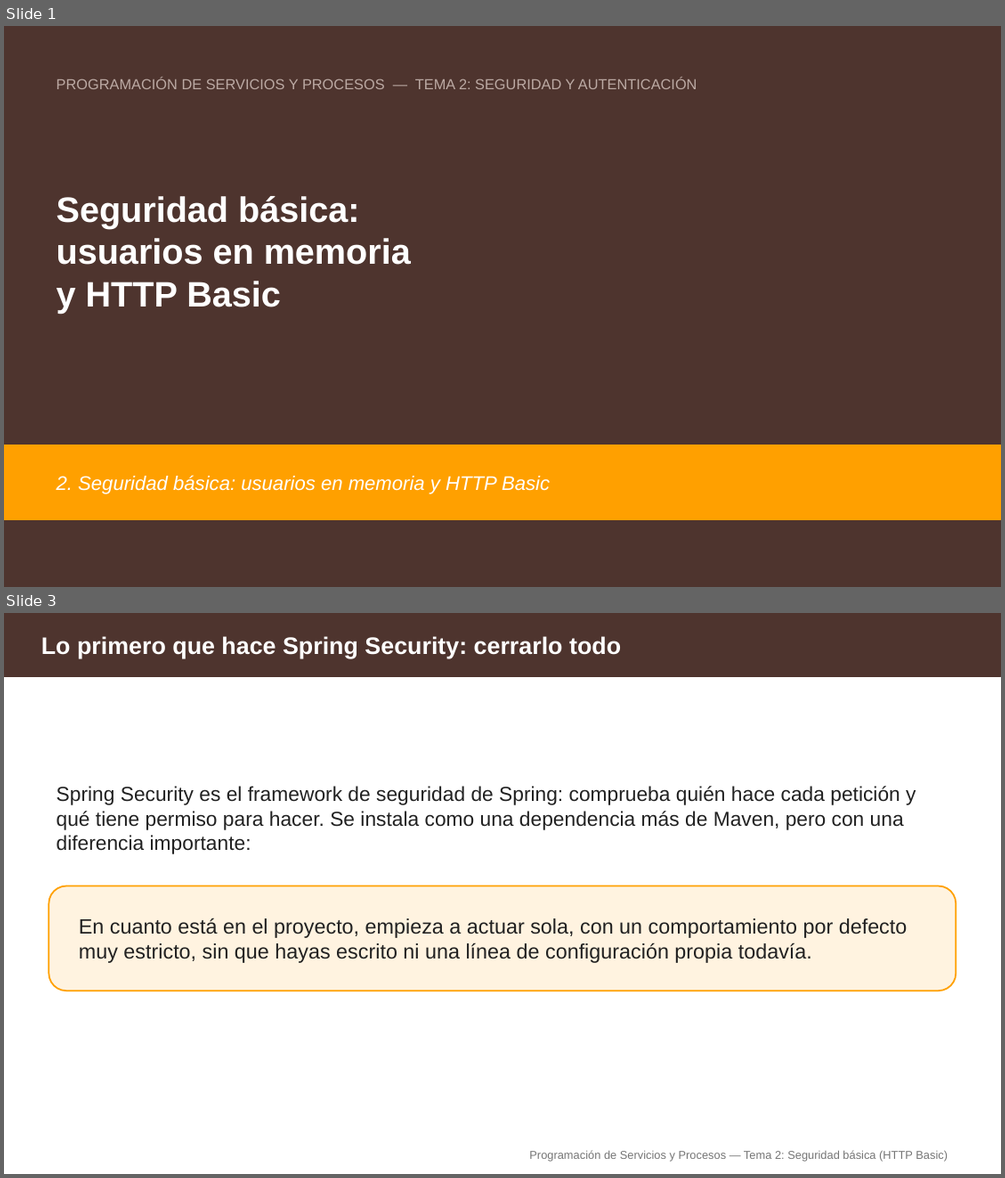
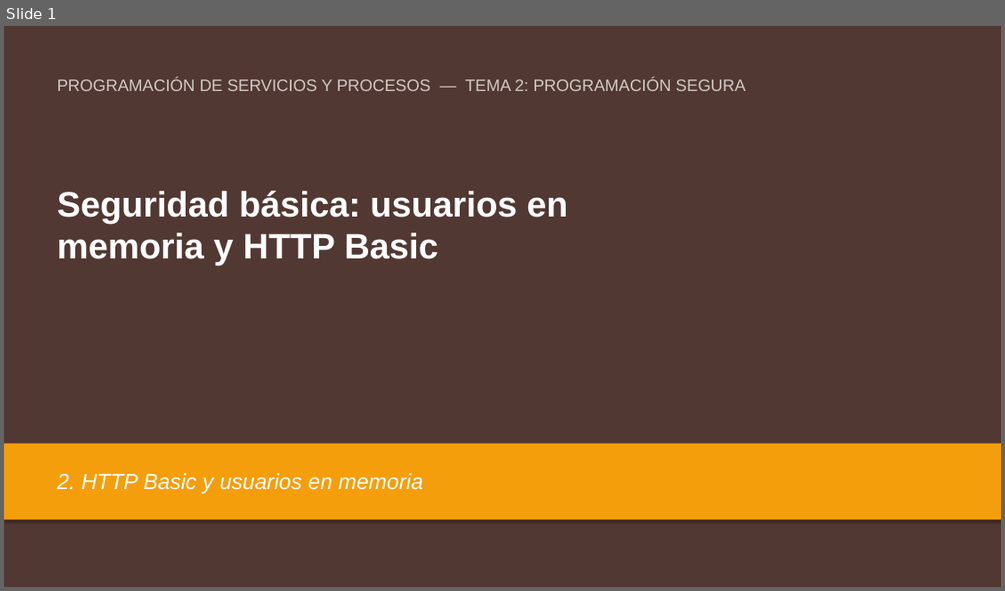
Before and after one commit to aitorventura/programacion-servicios-procesos, a slide deck: docs/tema2/diapositivas/seguridad-basica-http-basic.pptx. Shown one above the other, each under a label of ours: slides 1 and 3 before the commit, slide 1 after it; the slides between them are not shown. The pictures are 1005x1178 and 1005x591 pixels, drawn with LibreOffice and Linux fonts; fonts in the diff are those of the drawing. Boxes give left, top, right and bottom in pixels: in the first picture for what was removed or moved away, otherwise in the second. Text is boxed around its words. In the diff, an @@ line names an element or a change of style, - is before the commit and + after.

Commit message:
primeras sesiones de tema 2

```diff
--- a/docs/tema2/diapositivas/seguridad-basica-http-basic.pptx
+++ b/docs/tema2/diapositivas/seguridad-basica-http-basic.pptx
@@ slide 3 removed at bbox=[4, 613, 1001, 1174], background #FFFFFF @@
@@ rectangle removed at bbox=[4, 613, 1001, 676] @@
@@ text removed at bbox=[41, 636, 621, 658] @@
-Lo primero que hace Spring Security: cerrarlo todo
@@ text removed at bbox=[57, 786, 915, 854] @@
-Spring Security es el framework de seguridad de Spring: comprueba quién hace cada petición y qué tiene permiso para hacer. Se instala como una dependencia más de Maven, pero con una diferencia importante:
@@ rounded rectangle removed at bbox=[48, 886, 956, 990] @@
@@ text removed at bbox=[79, 917, 907, 963] @@
-En cuanto está en el proyecto, empieza a actuar sola, con un comportamiento por defecto muy estricto, sin que hayas escrito ni una línea de configuración propia todavía.
@@ text removed at bbox=[529, 1150, 947, 1161] @@
-Programación de Servicios y Procesos — Tema 2: Seguridad básica (HTTP Basic)
@@ slide 1 changed as well @@
@@ background #4E342E to #523832 @@
@@ text at bbox=[57, 78, 746, 91]: text changed; size 14 to 16 pt; text colour #BCAAA4 to #D2C9C5 @@
-PROGRAMACIÓN DE SERVICIOS Y PROCESOS — TEMA 2: SEGURIDAD Y AUTENTICACIÓN
+PROGRAMACIÓN DE SERVICIOS Y PROCESOS — TEMA 2: PROGRAMACIÓN SEGURA
@@ text at bbox=[57, 191, 567, 265]: text changed @@
-Seguridad básica:
-usuarios en memoria
-y HTTP Basic
+Seguridad básica: usuarios en
+memoria y HTTP Basic
@@ rectangle at bbox=[4, 443, 1001, 520]: fill #FFA000 to #F59E0B; outline #FFA000 1 pt to none; shadow on @@
@@ vertical alignment middle to top in 3 elements at bbox=[57, 191, 567, 265], bbox=[57, 78, 746, 91], bbox=[57, 473, 423, 493] @@
@@ text at bbox=[57, 473, 423, 493]: text changed; size 19 to 21 pt @@
-2. Seguridad básica: usuarios en memoria y HTTP Basic
+2. HTTP Basic y usuarios en memoria
```
Also in this commit, not shown: 2 other slides changed, 11 slides added, 26 other slides removed, 17 other files.
